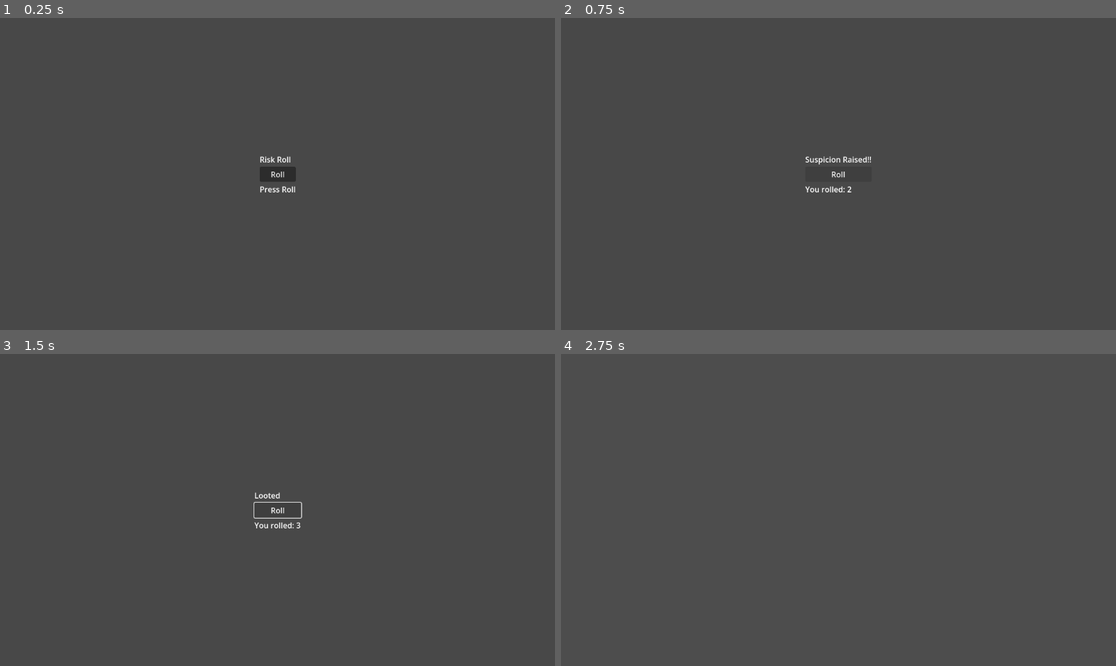
Above: before the commit, frames 1-4 (two rows, left to right).
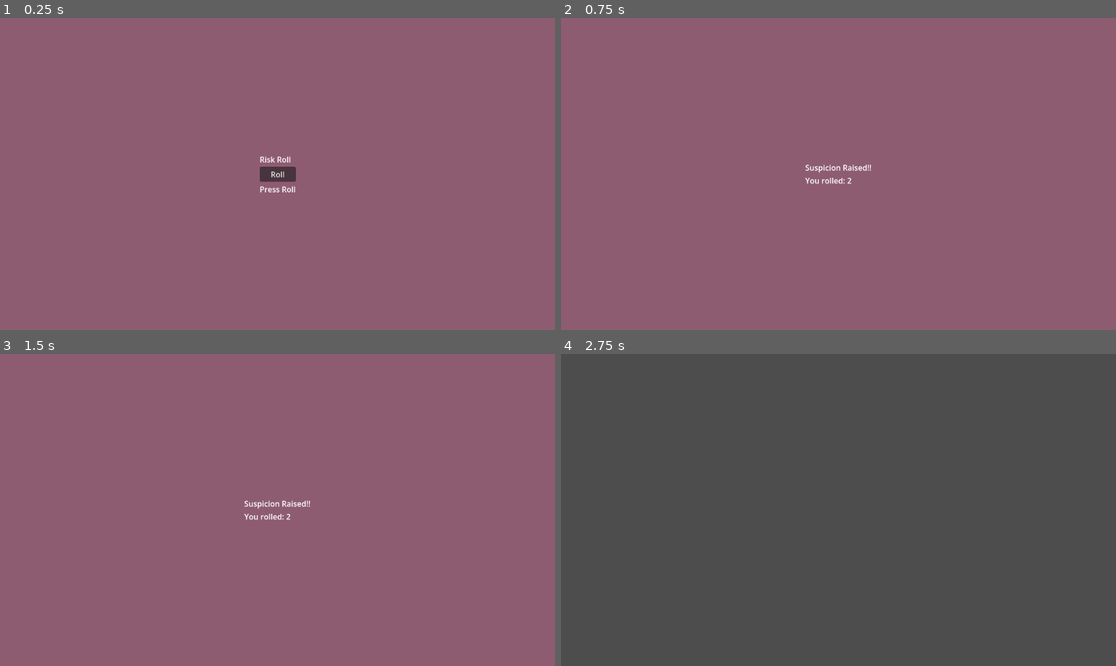
Above: after the commit, the same moments.

Repository: escpad/diceyheist
Game: Godot game, scene res://dice_minigame.tscn
The game is run twice, just before and just after one commit, with the same random seed, the same clock (stepped at 60 frames per second) and the same inputs. This scene is started directly instead of the project's main scene.
Inputs:
- Up to frame 1 (0.25 s): no input
- Up to frame 2 (0.75 s): click "Roll" at 0.5 s
- Up to frame 3 (1.5 s): tap Enter (ui_accept) at 1.25 s; hold Right (ui_right) from 1.28 s (still down); tap E (Interact) at 1.35 s
- Up to frame 4 (2.75 s): tap Enter (ui_accept) at 1.52, 2, 2.27 s; release Right (ui_right) at 2.03 s; hold Down (ui_down) from 2.03 s (still down); tap E (Interact) at 2.1 s

The runs differ from the first frame. In frame 1, 100% of the frame differs, in the area x 0-100%, y 0-100%; in frame 2, 100%; in frame 3, 100%; in frame 4, nothing differs.

Commit message:
Added bar minigame

Diff:
--- /dev/null
+++ b/bar_minigame.gd
@@ -0,0 +1,42 @@
+extends CanvasLayer
+
+@onready var marker = $CenterContainer/PanelContainer/VBoxContainer/BarBackground/Marker
+@onready var result_label = $CenterContainer/PanelContainer/VBoxContainer/ResultLabel
+@onready var stop_button = $CenterContainer/PanelContainer/VBoxContainer/StopButton
+@onready var bar = $CenterContainer/PanelContainer/VBoxContainer/BarBackground
+
+var speed = 800.0
+var direction = 1.0
+var stopped = false
+
+func _ready():
+	result_label.text = "Press Stop"
+	stop_button.pressed.connect(_on_stop_button_pressed)
+
+func _process(delta):
+	if stopped:
+		return
+
+	marker.position.x += speed * direction * delta
+
+	var max_x = bar.size.x - marker.size.x
+
+	if marker.position.x <= 0:
+		marker.position.x = 0
+		direction = 1.0
+	elif marker.position.x >= max_x:
+		marker.position.x = max_x
+		direction = -1.0
+
+func _on_stop_button_pressed():
+	stopped = true
+	var center_x = marker.position.x + (marker.size.x / 2.0)
+	var ratio = center_x / bar.size.x
+	if ratio < 0.33:
+		result_label.text = "Suspicion up"
+	elif ratio < 0.66:
+		result_label.text = "Loot gained"
+	else:
+		result_label.text = "LOOT GAINED! SUSPICION LOWERED!"
+	await get_tree().create_timer(1.0).timeout
+	queue_free()
--- /dev/null
+++ b/bar_minigame.tscn
@@ -0,0 +1,55 @@
+[gd_scene format=3 uid="uid://8yk550nlwlqf"]
+
+[ext_resource type="Script" uid="uid://cph6b2invbknw" path="res://bar_minigame.gd" id="1_4ixi6"]
+
+[node name="BarMinigame" type="CanvasLayer" unique_id=1061273348]
+script = ExtResource("1_4ixi6")
+
+[node name="ColorRect" type="ColorRect" parent="." unique_id=623366353]
+anchors_preset = 15
+anchor_right = 1.0
+anchor_bottom = 1.0
+grow_horizontal = 2
+grow_vertical = 2
+color = Color(0.6627451, 0.38431373, 0.5019608, 0.7058824)
+
+[node name="CenterContainer" type="CenterContainer" parent="." unique_id=1827715888]
+anchors_preset = 8
+anchor_left = 0.5
+anchor_top = 0.5
+anchor_right = 0.5
+anchor_bottom = 0.5
+offset_left = -20.0
+offset_top = -20.0
+offset_right = 20.0
+offset_bottom = 20.0
+grow_horizontal = 2
+grow_vertical = 2
+
+[node name="PanelContainer" type="PanelContainer" parent="CenterContainer" unique_id=1918027778]
+layout_mode = 2
+
+[node name="VBoxContainer" type="VBoxContainer" parent="CenterContainer/PanelContainer" unique_id=391609810]
+layout_mode = 2
+
+[node name="TitleLabel" type="Label" parent="CenterContainer/PanelContainer/VBoxContainer" unique_id=2041376794]
+layout_mode = 2
+
+[node name="BarBackground" type="ColorRect" parent="CenterContainer/PanelContainer/VBoxContainer" unique_id=290150306]
+custom_minimum_size = Vector2(300, 30)
+layout_mode = 2
+color = Color(0.3515629, 0.3515629, 0.35156286, 1)
+
+[node name="Marker" type="ColorRect" parent="CenterContainer/PanelContainer/VBoxContainer/BarBackground" unique_id=145089604]
+layout_mode = 0
+offset_right = 20.0
+offset_bottom = 30.0
+
+[node name="ResultLabel" type="Label" parent="CenterContainer/PanelContainer/VBoxContainer" unique_id=794504043]
+layout_mode = 2
+text = "Press Stop"
+horizontal_alignment = 1
+
+[node name="StopButton" type="Button" parent="CenterContainer/PanelContainer/VBoxContainer" unique_id=931138728]
+layout_mode = 2
+text = "Stop"
--- a/dice_minigame.gd
+++ b/dice_minigame.gd
@@ -11,6 +11,7 @@
 	roll_button.pressed.connect(_on_roll_button_pressed)
 
 func _on_roll_button_pressed():
+	roll_button.visible = false
 	var roll = randi_range(1, 6)
 	result_label.text = "You rolled: %d" % roll
 	if roll <= 2:
--- a/dice_minigame.tscn
+++ b/dice_minigame.tscn
@@ -13,7 +13,7 @@
 grow_vertical = 2
 size_flags_horizontal = 6
 size_flags_vertical = 6
-color = Color(0.24313726, 0.24313726, 0.24313726, 0.29411766)
+color = Color(0.6634119, 0.3856815, 0.50185174, 0.7058824)
 
 [node name="CenterContainer" type="CenterContainer" parent="." unique_id=332952245]
 anchors_preset = 8
--- a/scenes/loot.gd
+++ b/scenes/loot.gd
@@ -17,10 +17,15 @@
 
 var is_player_in_range = false
 @onready var game_manager = get_node("../GameManager")
-var dice_popup_scene = preload("res://dice_minigame.tscn")
+var dice_scene = preload("res://dice_minigame.tscn")
+var bar_scene = preload("res://bar_minigame.tscn")
 
 func open_dice_minigame():
-	var popup = dice_popup_scene.instantiate()
+	var popup = dice_scene.instantiate()
+	add_child(popup)
+
+func open_bar_minigame():
+	var popup = bar_scene.instantiate()
 	add_child(popup)
 
 func roll_d6():
@@ -39,15 +44,14 @@
 		)
 
 	if Input.is_action_just_pressed("Interact") and is_player_in_range:
-		open_dice_minigame()
-		#var temp = roll_d6()
-		#if(temp > 5):
-			#print(str(temp) + ": Steal success")
-			#game_manager.add_loot(30)
-			#queue_free()
-		#else:
-			#print(str(temp) + ": Steal failed")
+		var temp = roll_d6()
+		if(temp >= 3):
+			print(str(temp) + ": DICE")
+			open_dice_minigame()
+		else:
+			print(str(temp) + ": BAR")
 			#start_shake()
+			open_bar_minigame()
 
 
 func _on_body_entered(body: Node2D) -> void:
Not shown, added: bar_minigame.gd.uid
